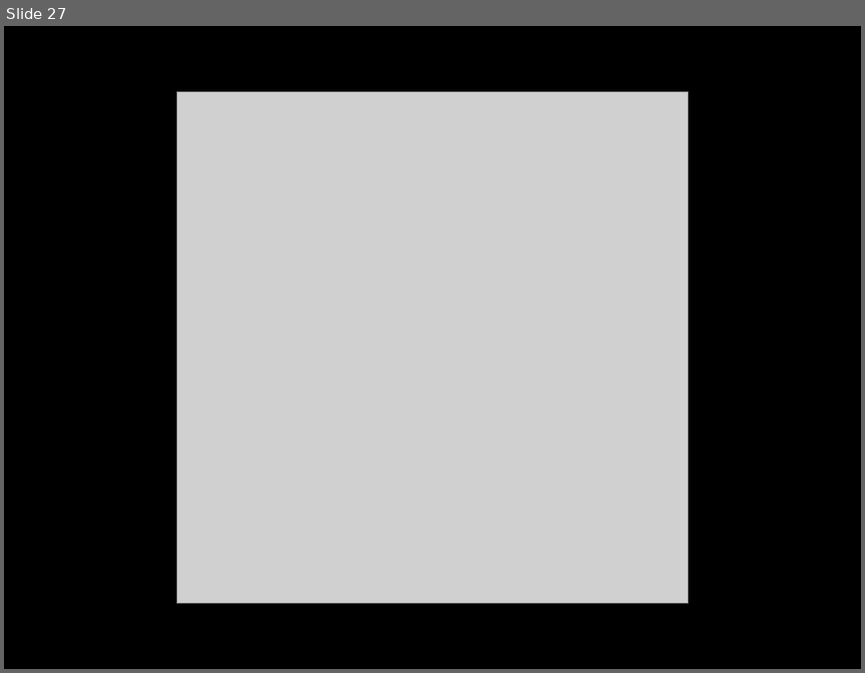
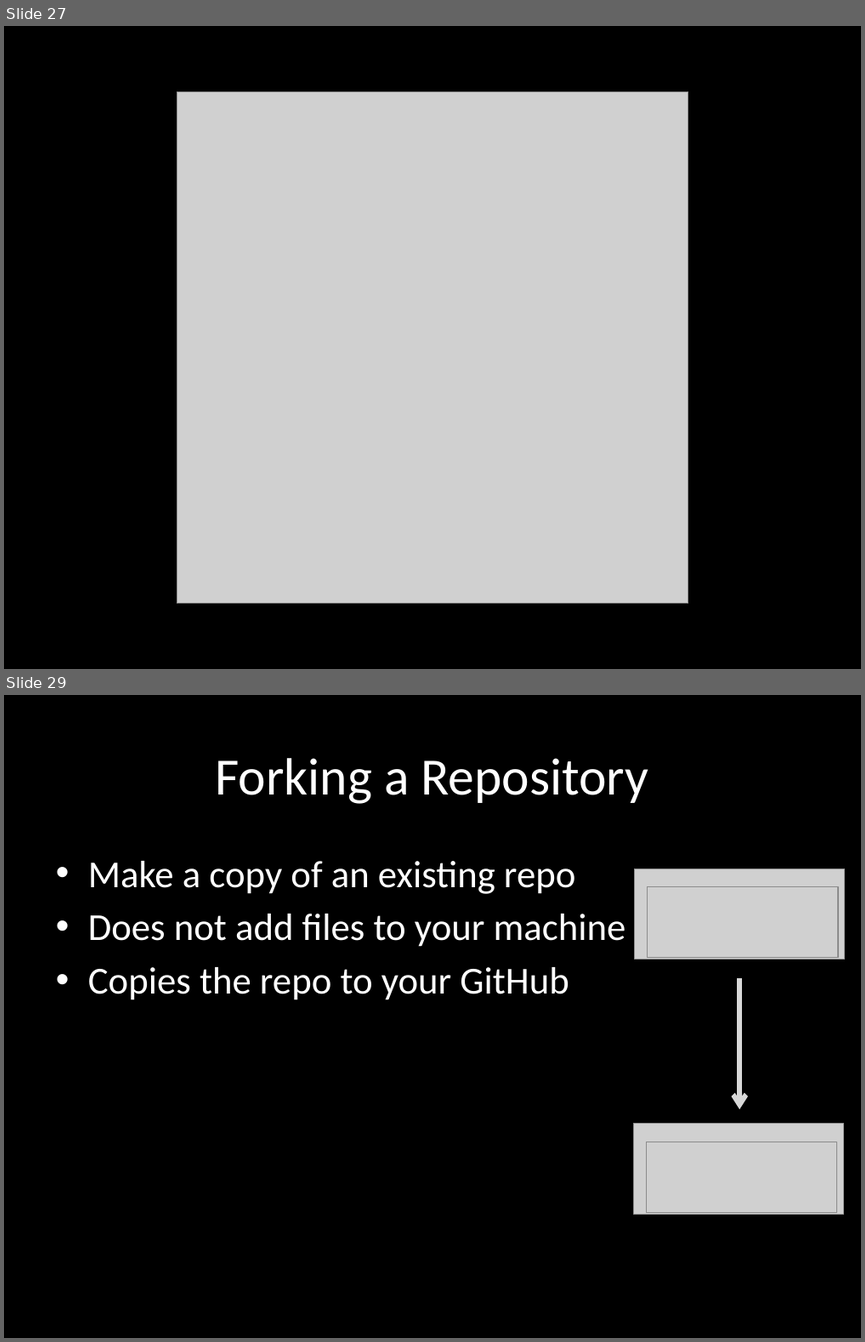
Before and after one commit to vgdev/git-guide, a slide deck: Git.pptx. Shown one above the other, each under a label of ours: slide 27 before the commit, slides 27 and 29 after it; the slides between them are not shown. The pictures are 865x673 and 865x1342 pixels, drawn with LibreOffice and Linux fonts; fonts in the diff are those of the drawing; grey boxes stand for pictures. Boxes give left, top, right and bottom in pixels: in the first picture for what was removed or moved away, otherwise in the second. Text is boxed around its words. In the diff, an @@ line names an element or a change of style, - is before the commit and + after.

```diff
--- a/Git.pptx
+++ b/Git.pptx
@@ slide 29 added at bbox=[4, 695, 861, 1338], background #000000 @@
@@ title added at bbox=[215, 758, 649, 804], 44 pt, text #FFFFFF @@
+Forking a Repository
@@ text added at bbox=[88, 861, 626, 1000], 32 pt, text #FFFFFF @@
+• Make a copy of an existing repo
+• Does not add files to your machine
+• Copies the repo to your GitHub
@@ picture added at bbox=[635, 869, 845, 959] @@
@@ picture added at bbox=[647, 887, 839, 958] @@
@@ arrow added from (739, 981) to (739, 1109), #D8D8D8 4 pt @@
@@ picture added at bbox=[633, 1123, 843, 1213] @@
@@ picture added at bbox=[646, 1141, 837, 1213] @@
```
Also in this commit, not shown: 7 slides changed, 12 other slides added.
